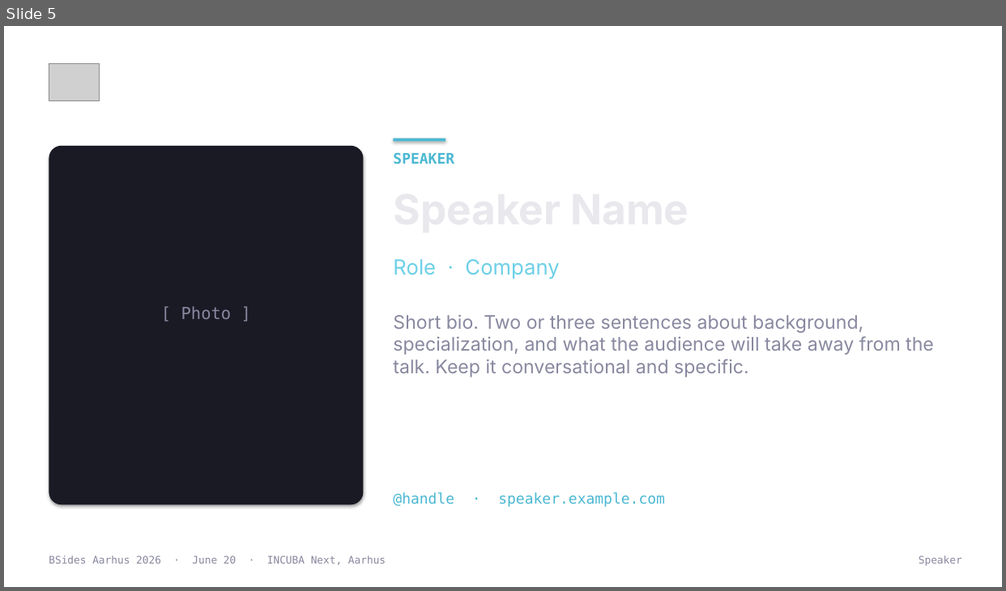
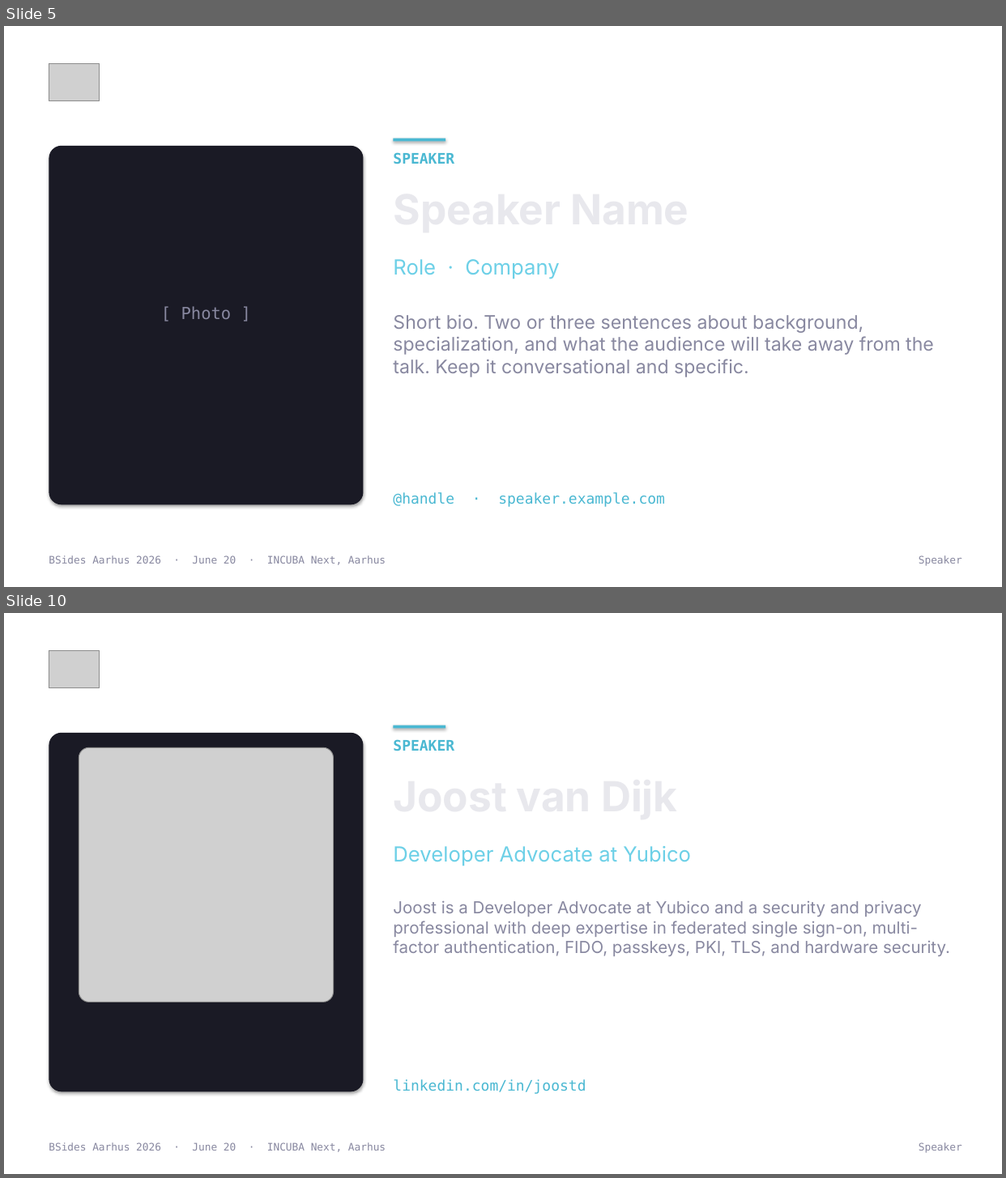
Before and after one commit to BSides-Aarhus/Website-2026, a slide deck: Plans/template-output/bsides-aarhus-2026-template.pptx. Shown one above the other, each under a label of ours: slide 5 before the commit, slides 5 and 10 after it; the slides between them are not shown. The pictures are 1006x591 and 1006x1178 pixels, drawn with LibreOffice and Linux fonts; fonts in the diff are those of the drawing; grey boxes stand for pictures; background and template pictures are left out. Boxes give left, top, right and bottom in pixels: in the first picture for what was removed or moved away, otherwise in the second. Text is boxed around its words. In the diff, an @@ line names an element or a change of style, - is before the commit and + after.

```diff
--- a/Plans/template-output/bsides-aarhus-2026-template.pptx
+++ b/Plans/template-output/bsides-aarhus-2026-template.pptx
@@ slide 10 added at (x1=4, y1=613, x2=1002, y2=1174), background picture (left out) @@
@@ picture added at (x1=49, y1=650, x2=100, y2=688) @@
@@ rounded rectangle added at (x1=49, y1=733, x2=364, y2=1093), fill #1A1A25 @@
@@ rectangle added at (x1=394, y1=726, x2=445, y2=728), fill #4AB8D2 @@
@@ picture added at (x1=79, y1=747, x2=334, y2=1003) @@
@@ text added at (x1=393, y1=739, x2=454, y2=751), 14 pt, text #4AB8D2, bold @@
+SPEAKER
@@ text added at (x1=393, y1=846, x2=691, y2=866), 20 pt, text #6DD0E7 @@
+Developer Advocate at Yubico
@@ text added at (x1=393, y1=901, x2=437, y2=914), 40 pt, text #E8E8ED, bold @@
+Joost van Dijk
@@ text added at (x1=393, y1=901, x2=950, y2=956), 16 pt, text #8888A0 @@
+Joost is a Developer Advocate at Yubico and a security and privacy professional with deep expertise in federated single sign-on, multi-factor authentication, FIDO, passkeys, PKI, TLS, and hardware security.
@@ text added at (x1=393, y1=1080, x2=586, y2=1094), 14 pt, text #4AB8D2 @@
+linkedin.com/in/joostd
@@ text added at (x1=49, y1=1143, x2=386, y2=1152), 10 pt, text #8888A0 @@
+BSides Aarhus 2026 · June 20 · INCUBA Next, Aarhus
@@ text added at (x1=918, y1=1143, x2=962, y2=1153), 10 pt, text #8888A0 @@
+Speaker
```
Also in this commit, not shown: 10 other slides added, 1 other file.
